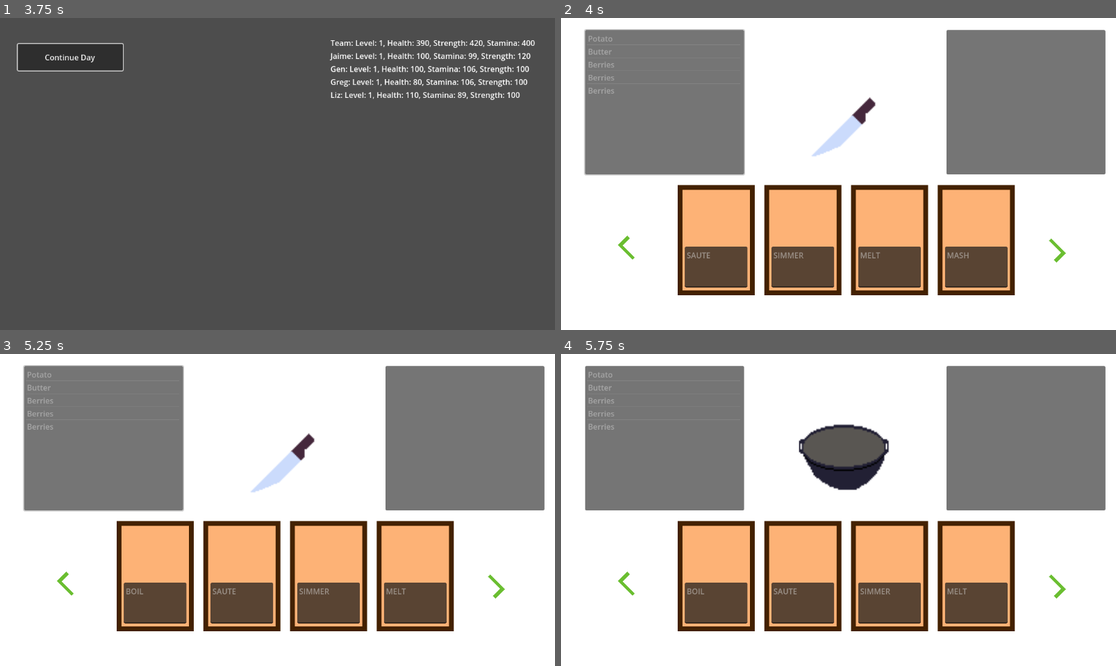
Above: before the commit, frames 1-4 (two rows, left to right).
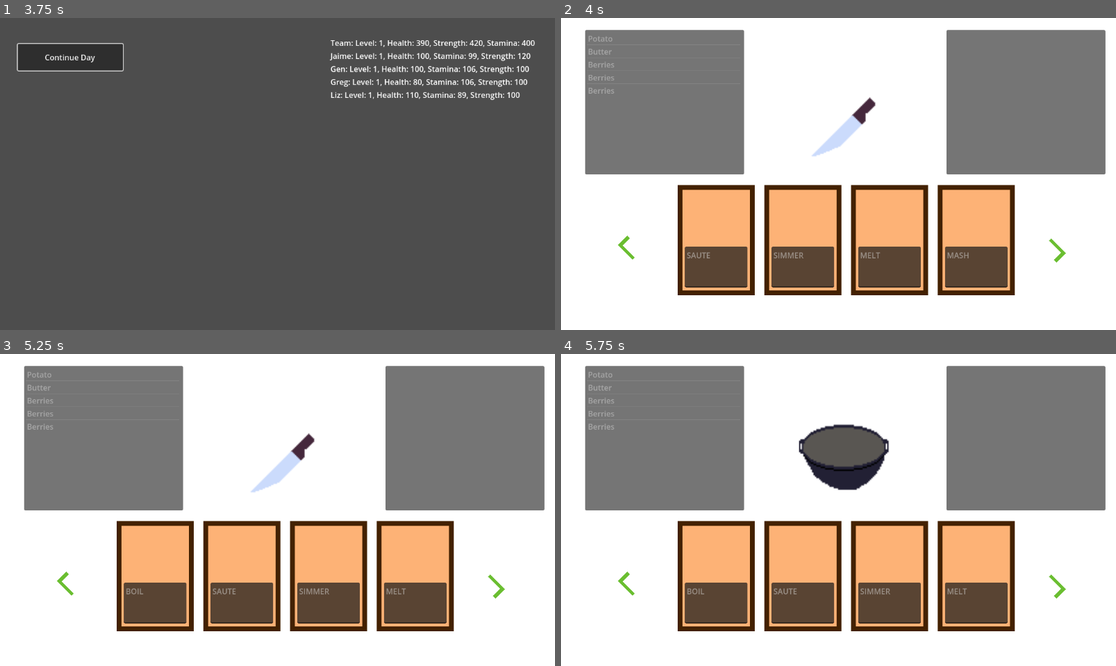
Above: after the commit, the same moments.

Repository: donnell74/Game-Off-2024
Game: Godot game, scene res://main.tscn
The game is run twice, just before and just after one commit, with the same random seed, the same clock (stepped at 60 frames per second) and the same inputs.
Inputs (mouse positions are in pixels of both pictures, inside the frame that each line leads up to):
- Up to frame 1 (3.75 s): click "Continue Day" at 0.5 s; tap Enter (ui_accept) at 1.25, 1.52, 3.5 s; move the mouse to (399, 158) at 1.27 s; hold Tab (Navigate To Next Page) 1.28-2 s; click (399, 158) at 1.42 s; tap Q (Navigate to Last Page) at 1.55, 3.6 s; click "Continue Day" at 2 s; click "Continue Day" at 2.75 s; move the mouse to (166, 189) at 3.52 s; click (166, 189) at 3.67 s
- Up to frame 2 (4 s): tap Enter (ui_accept) at 3.77 s; tap C (Toggle Cooking) at 3.8 s
- Up to frame 3 (5.25 s): click (66, 581) at 4.25 s; tap Enter (ui_accept) at 5 s; move the mouse to (333, 441) at 5.02 s; hold C (Toggle Cooking) from 5.03 s (still down); click (333, 441) at 5.17 s
- Up to frame 4 (5.75 s): keep holding C (Toggle Cooking); tap Tab (Navigate To Next Page) at 5.3 s

Frame 1 is identical in both runs. In frame 2, 0.4% of the frame differs, in the area x 4-34%, y 3-51%; in frame 3, 0.4%; in frame 4, nothing differs.
Error in both runs: Out of bounds get index '7' (on base: 'Array') (res://Locations/location.gd:31)

Commit message:
Clear station inventory when switching away from it

Diff:
--- a/Cooking/cooking_ui.gd
+++ b/Cooking/cooking_ui.gd
@@ -34,12 +34,15 @@
 	elif event.is_action_pressed("Navigate to Last Page"):
 		switch_active_station(-1)
 	elif event.is_action_pressed("Toggle Cooking"):
-		UiEvents.active_ui_changed.emit(UiEvents.UiScene.COOKING)
+		if visible:
+			move_station_items_to_player(null)
+			UiEvents.active_ui_changed.emit(UiEvents.UiScene.CAMPFIRE)
+		else:
+			UiEvents.active_ui_changed.emit(UiEvents.UiScene.COOKING)
 
 func _on_active_ui_changed(newActive: UiEvents.UiScene) -> void:
 	if newActive == UiEvents.UiScene.COOKING:
 		visible = true
-		%PlayerInventoryList.grab_focus()
 	else:
 		visible = false
 
@@ -50,6 +53,7 @@
 	var active_station = %Stations.get_child(active_station_index)
 	if active_station and active_station.has_signal("inventory_updated") \
 			and active_station.inventory_updated.is_connected(_on_station_inventory_updated):
+		move_station_items_to_player(active_station)
 		active_station.inventory_updated.disconnect(_on_station_inventory_updated)
 		active_station.visible = false
 
@@ -60,6 +64,14 @@
 		new_active_station.inventory_updated.connect(_on_station_inventory_updated)
 
 	update_station_item_list()
+
+func move_station_items_to_player(station: Station):
+	if station == null:
+		station = %Stations.get_child(active_station_index)
+	for item_idx in range(0, %StationInventoryList.item_count):
+		print("item_idx: ", item_idx)
+		var station_item = station.take_item(item_idx)
+		PlayerInventoryController.add_item(station_item)
 
 func update_station_item_list() -> void:
 	%StationInventoryList.clear()
